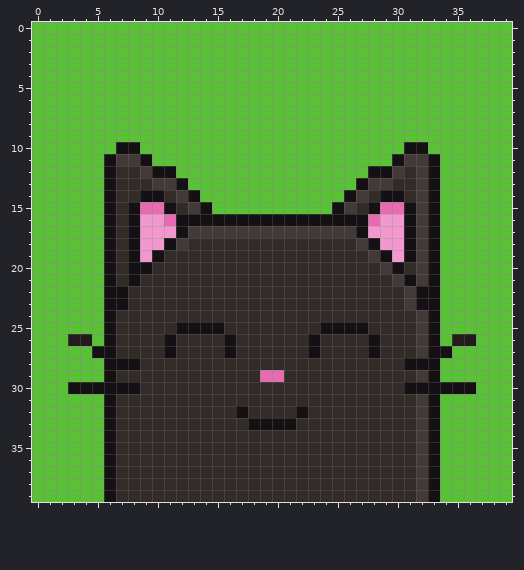
File history of a pixel-art sprite, Assets/IDV/Icone.png. Above, as it was before the edit.
The file is 40x40 pixels.
Now the later version:
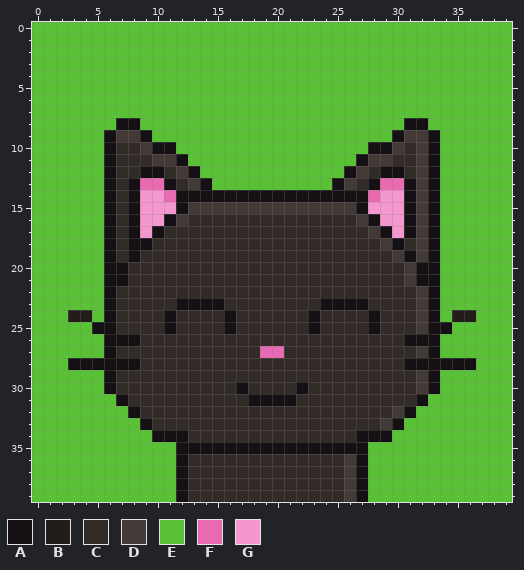
Palette (. is transparent): A #141013  B #221c1a  C #322b28  D #433936  E #59c135  F #e86ab0  G #f597cf
Changes in this commit:
@@ x 0..39 @@
  7 EEEEEEEEEEEEEEEEEEEEEEEEEEEEEEEEEEEEEEEE
- 8 EEEEEEEEEEEEEEEEEEEEEEEEEEEEEEEEEEEEEEEE
- 9 EEEEEEEEEEEEEEEEEEEEEEEEEEEEEEEEEEEEEEEE
-10 EEEEEEEAAEEEEEEEEEEEEEEEEEEEEEEAAEEEEEEE
-11 EEEEEEADDAEEEEEEEEEEEEEEEEEEEEADDAEEEEEE
-12 EEEEEEACCDAAEEEEEEEEEEEEEEEEAADCDAEEEEEE
-13 EEEEEEACCCDDAEEEEEEEEEEEEEEADDCCDAEEEEEE
-14 EEEEEEACCAACDAEEEEEEEEEEEEADCAACDAEEEEEE
-15 EEEEEEACAFFACDAEEEEEEEEEEADCAFFADAEEEEEE
-16 EEEEEEACAGGFAAAAAAAAAAAAAAAAFGGADAEEEEEE
-17 EEEEEEACAGGGADDDDDDDDDDDDDDAGGGADAEEEEEE
-18 EEEEEEACAGGADCCCCCCCCCCCCCCDAGGADAEEEEEE
-19 EEEEEEACAGACCCCCCCCCCCCCCCCCDAGADAEEEEEE
-20 EEEEEEACAACCCCCCCCCCCCCCCCCCCDACDAEEEEEE
-21 EEEEEEACACCCCCCCCCCCCCCCCCCCCCDADAEEEEEE
-22 EEEEEEAACCCCCCCCCCCCCCCCCCCCCCCDAAEEEEEE
-23 EEEEEEAACCCCCCCCCCCCCCCCCCCCCCCDAAEEEEEE
-24 EEEEEEACCCCCCCCCCCCCCCCCCCCCCCCCDAEEEEEE
-25 EEEEEEACCCCCAAAACCCCCCCCAAAACCCCDAEEEEEE
-26 EEEBBEACCCCACCCCACCCCCCACCCCACCCDAEBBEEE
-27 EEEEEAACCCCACCCCACCCCCCACCCCACCCDAAEEEEE
-28 EEEEEEAAACCCCCCCCCCCCCCCCCCCCCCAAAEEEEEE
-29 EEEEEEACCCCCCCCCCCCFFCCCCCCCCCCCDAEEEEEE
-30 EEEAAAAAACCCCCCCCCCCCCCCCCCCCCCAAAAAAEEE
-31 EEEEEEACCCCCCCCCCCCCCCCCCCCCCCCCDAEEEEEE
-32 EEEEEEACCCCCCCCCCACCCCACCCCCCCCCDAEEEEEE
-33 EEEEEEACCCCCCCCCCCAAAACCCCCCCCCCDAEEEEEE
-34 EEEEEEACCCCCCCCCCCCCCCCCCCCCCCCCDAEEEEEE
-35 EEEEEEACCCCCCCCCCCCCCCCCCCCCCCCCDAEEEEEE
-36 EEEEEEACCCCCCCCCCCCCCCCCCCCCCCCCDAEEEEEE
-37 EEEEEEACCCCCCCCCCCCCCCCCCCCCCCCCDAEEEEEE
-38 EEEEEEACCCCCCCCCCCCCCCCCCCCCCCCCDAEEEEEE
-39 EEEEEEACCCCCCCCCCCCCCCCCCCCCCCCCDAEEEEEE
+ 8 EEEEEEEAAEEEEEEEEEEEEEEEEEEEEEEAAEEEEEEE
+ 9 EEEEEEADDAEEEEEEEEEEEEEEEEEEEEADDAEEEEEE
+10 EEEEEEACCDAAEEEEEEEEEEEEEEEEAADCDAEEEEEE
+11 EEEEEEACCCDDAEEEEEEEEEEEEEEADDCCDAEEEEEE
+12 EEEEEEACCAACDAEEEEEEEEEEEEADCAACDAEEEEEE
+13 EEEEEEACAFFACDAEEEEEEEEEEADCAFFADAEEEEEE
+14 EEEEEEACAGGFAAAAAAAAAAAAAAAAFGGADAEEEEEE
+15 EEEEEEACAGGGADDDDDDDDDDDDDDAGGGADAEEEEEE
+16 EEEEEEACAGGADCCCCCCCCCCCCCCDAGGADAEEEEEE
+17 EEEEEEACAGACCCCCCCCCCCCCCCCCDAGADAEEEEEE
+18 EEEEEEACAACCCCCCCCCCCCCCCCCCCDACDAEEEEEE
+19 EEEEEEACACCCCCCCCCCCCCCCCCCCCCDADAEEEEEE
+20 EEEEEEAACCCCCCCCCCCCCCCCCCCCCCCDAAEEEEEE
+21 EEEEEEAACCCCCCCCCCCCCCCCCCCCCCCDAAEEEEEE
+22 EEEEEEACCCCCCCCCCCCCCCCCCCCCCCCCDAEEEEEE
+23 EEEEEEACCCCCAAAACCCCCCCCAAAACCCCDAEEEEEE
+24 EEEBBEACCCCACCCCACCCCCCACCCCACCCDAEBBEEE
+25 EEEEEAACCCCACCCCACCCCCCACCCCACCCDAAEEEEE
+26 EEEEEEAAACCCCCCCCCCCCCCCCCCCCCCAAAEEEEEE
+27 EEEEEEACCCCCCCCCCCCFFCCCCCCCCCCCDAEEEEEE
+28 EEEAAAAAACCCCCCCCCCCCCCCCCCCCCCAAAAAAEEE
+29 EEEEEEACCCCCCCCCCCCCCCCCCCCCCCCCDAEEEEEE
+30 EEEEEEACCCCCCCCCCACCCCACCCCCCCCCDAEEEEEE
+31 EEEEEEEACCCCCCCCCCAAAACCCCCCCCCCAEEEEEEE
+32 EEEEEEEEACCCCCCCCCCCCCCCCCCCCCDAEEEEEEEE
+33 EEEEEEEEEACCCCCCCCCCCCCCCCCCCDAEEEEEEEEE
+34 EEEEEEEEEEAAACCCCCCCCCCCCCCAAAEEEEEEEEEE
+35 EEEEEEEEEEEEAAAAAAAAAAAAAAAAEEEEEEEEEEEE
+36 EEEEEEEEEEEEACCCCCCCCCCCCCDAEEEEEEEEEEEE
+37 EEEEEEEEEEEEACCCCCCCCCCCCCDAEEEEEEEEEEEE
+38 EEEEEEEEEEEEACCCCCCCCCCCCCDAEEEEEEEEEEEE
+39 EEEEEEEEEEEEACCCCCCCCCCCCCDAEEEEEEEEEEEE
